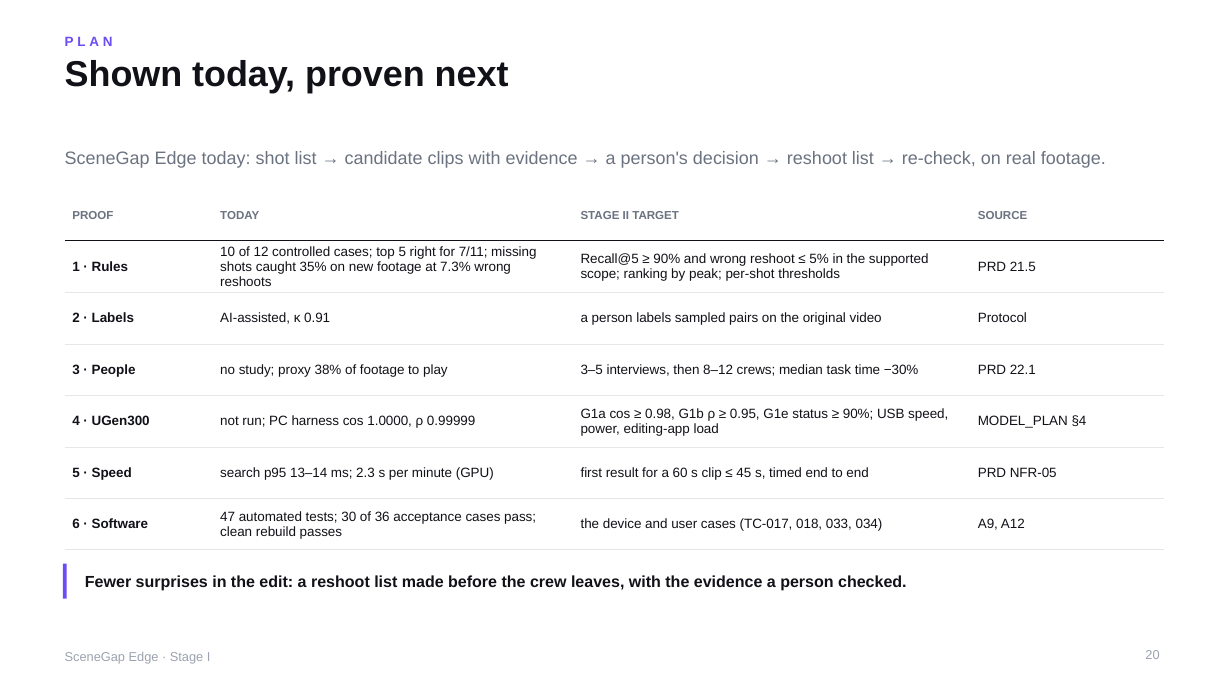
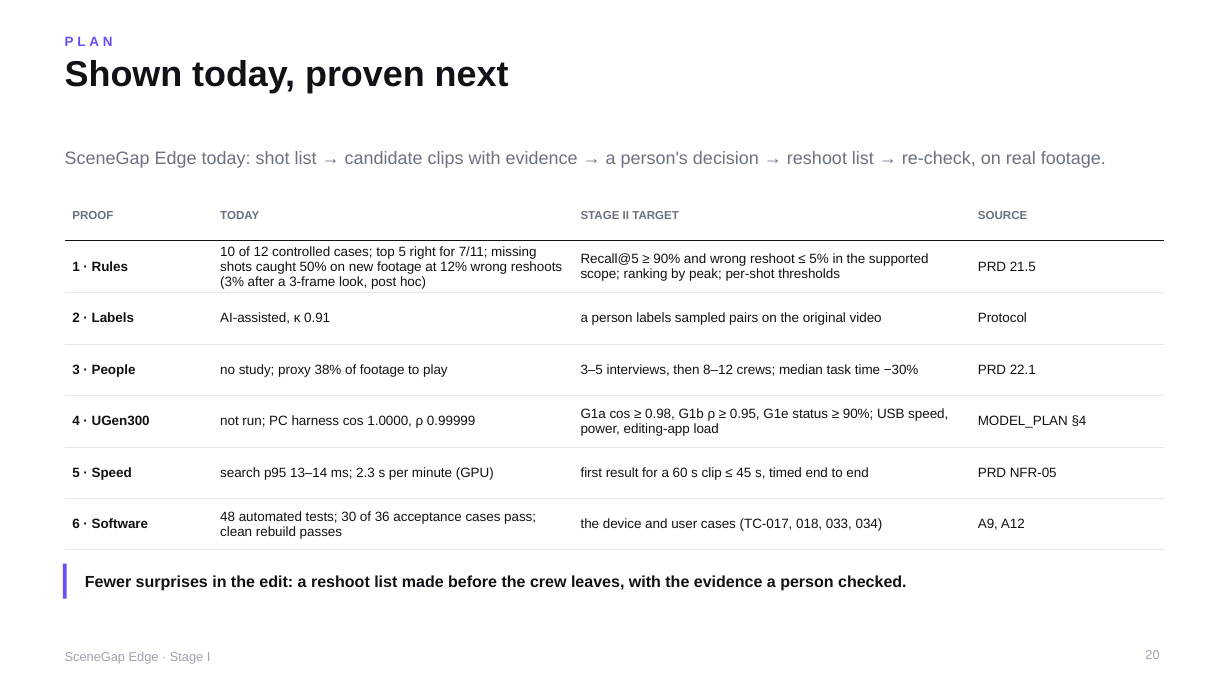
Before and after one commit to yu9bryan/scenegap-edge, a slide deck: slide 20 of docs/deck/SceneGapEdge_StageI_Proposal.pptx. Drawn at 1232x693 pixels with LibreOffice and Linux fonts; fonts in the diff are those of the drawing. Boxes give left, top, right and bottom in pixels: in the first picture for what was removed or moved away, otherwise in the second. Text is boxed around its words. In the diff, an @@ line names an element or a change of style, - is before the commit and + after.

```diff
--- a/docs/deck/SceneGapEdge_StageI_Proposal.pptx
+++ b/docs/deck/SceneGapEdge_StageI_Proposal.pptx
@@ table at <box>65,189,1165,543</box> @@
-row 2, column 2: 10 of 12 controlled cases; top 5 right for 7/11; missing shots caught 35% on new footage at 7.3% wrong reshoots
+row 2, column 2: 10 of 12 controlled cases; top 5 right for 7/11; missing shots caught 50% on new footage at 12% wrong reshoots (3% after a 3-frame look, post hoc)
-row 7, column 2: 47 automated tests; 30 of 36 acceptance cases pass; clean rebuild passes
+row 7, column 2: 48 automated tests; 30 of 36 acceptance cases pass; clean rebuild passes
```
Also in this commit, not shown: 4 other slides changed, 9 other files.
